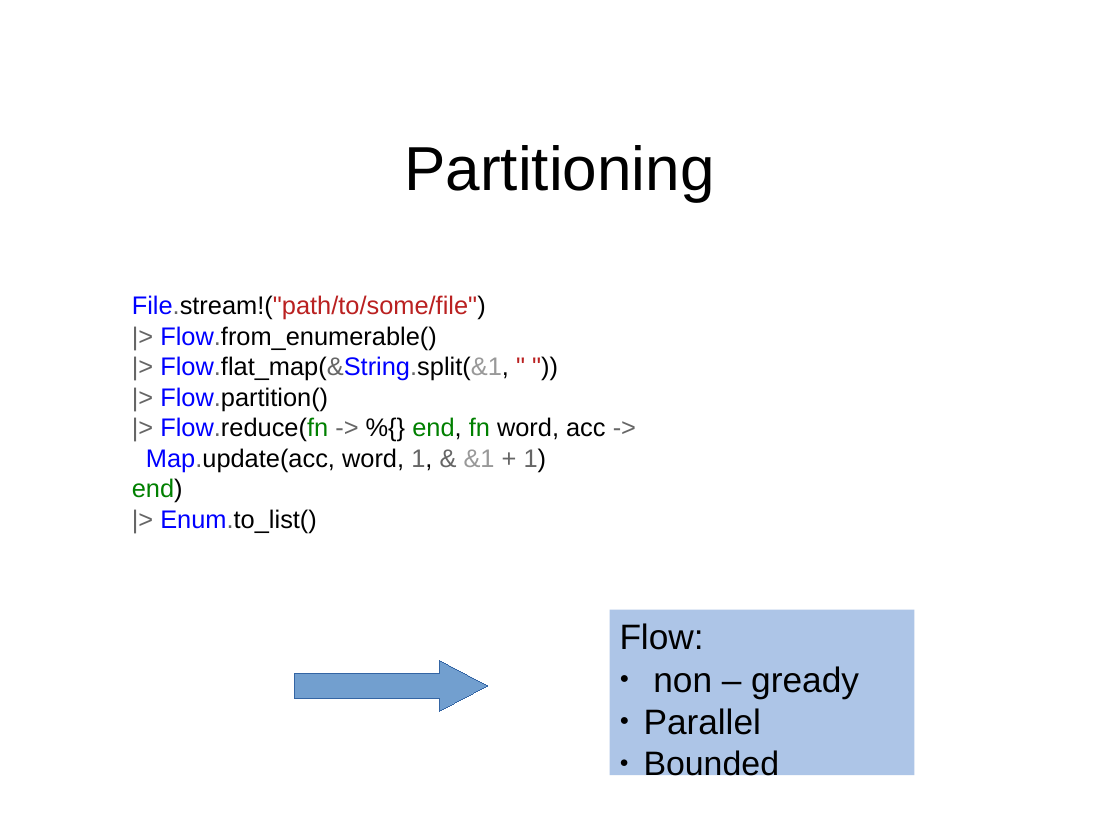
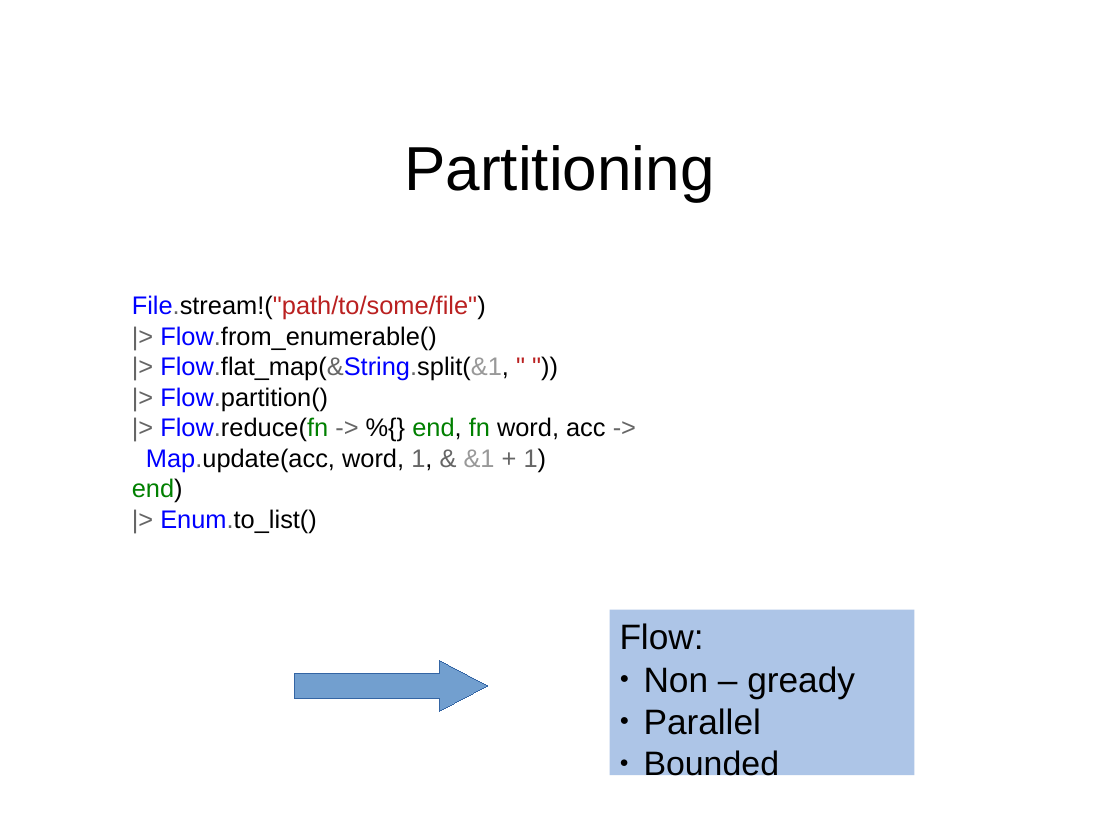
Before and after one commit to zemiret/elixir-mess, a slide deck: slide 6 of docs/presentation/Antoni_Mleczko.Jacek_Gosztyla.odp. Drawn at 1120x840 pixels with LibreOffice and Linux fonts; fonts in the diff are those of the drawing; background and template pictures are left out. Boxes give left, top, right and bottom in pixels: in the first picture for what was removed or moved away, otherwise in the second. Text is boxed around its words. In the diff, an @@ line names an element or a change of style, - is before the commit and + after.

```diff
--- a/docs/presentation/Antoni_Mleczko.Jacek_Gosztyla.odp
+++ b/docs/presentation/Antoni_Mleczko.Jacek_Gosztyla.odp
@@ text in rectangle at box(644, 666, 855, 698): text changed @@
-● non – gready
+● Non – gready
```
Also in this commit, not shown: 2 other slides changed.
